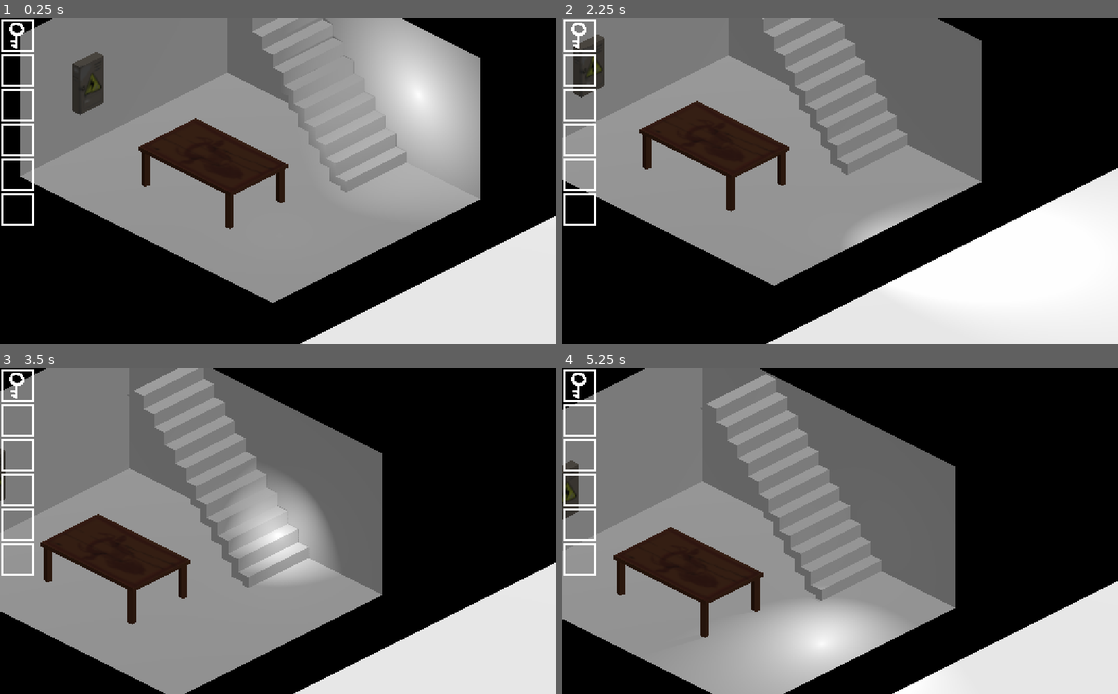
Above: before the commit, frames 1-4 (two rows, left to right).
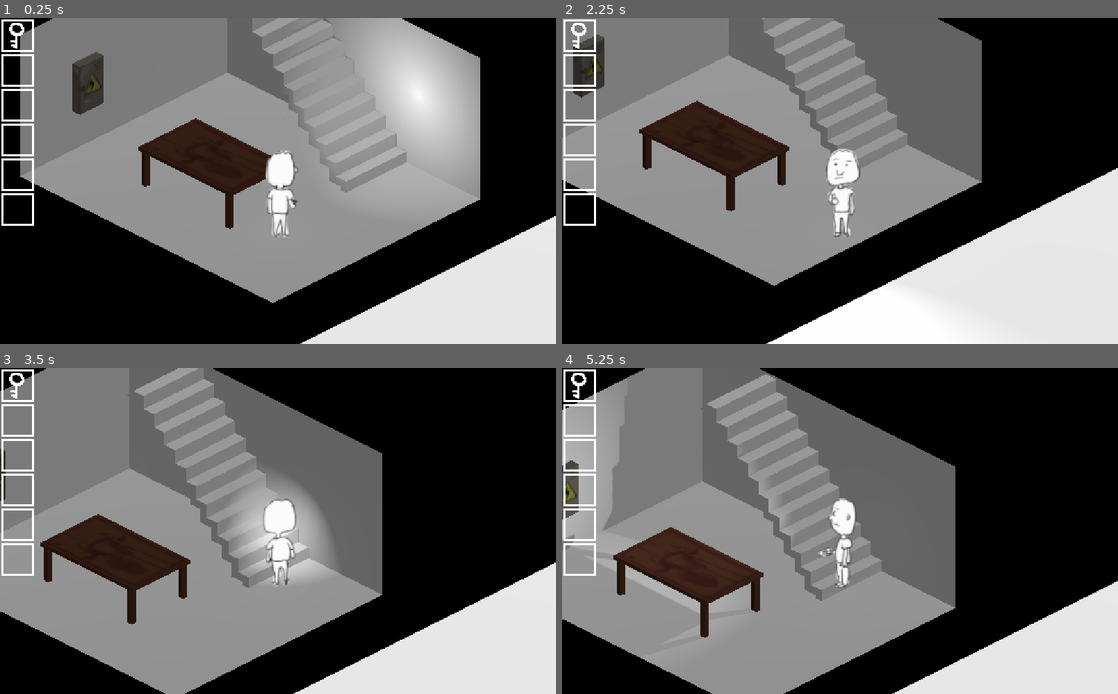
Above: after the commit, the same moments.

Repository: Naronco/Vaccaphobia
Game: Godot game, scene res://Game.tscn
Same seed, same stepped clock (60 frames per second), same inputs: the game is played once before the commit and once after it.
Inputs:
- Up to frame 1 (0.25 s): no input
- Up to frame 2 (2.25 s): tap Enter at 0.5 s; hold D (move_right) 0.53-1.28 s; hold Shift (strafe) 0.53-1.28 s; hold S (move_down) 1.28-2.03 s; tap E (interact) at 1.35 s; tap Shift (strafe) at 1.55 s; hold D (move_right) from 2.03 s (still down); hold Shift (strafe) from 2.03 s (still down)
- Up to frame 3 (3.5 s): release D (move_right) at 2.78 s; release Shift (strafe) at 2.78 s; hold W (move_up) from 2.78 s (still down); tap Shift (strafe) at 2.85 s
- Up to frame 4 (5.25 s): release W (move_up) at 3.53 s; hold E (interact) 3.53-4.28 s; hold A (move_left) 3.53-5.03 s; tap Shift (strafe) at 3.8, 4.35 s; hold S (move_down) from 5.03 s (still down); hold Shift (strafe) from 5.03 s (still down)

The runs differ from the first frame. In frame 1, 0.9% of the frame differs, in the area x 47-54%, y 40-68%; in frame 2, 1.3%; in frame 3, 0.9%; in frame 4, 10%, in the area x 0-61%, y 6-100%.

Commit message:
character sprite

Diff:
--- a/Game.tscn
+++ b/Game.tscn
@@ -9,6 +9,7 @@
 [ext_resource path="res://PuzzleScreen.gd" type="Script" id=7]
 [ext_resource path="res://assets/slot.png" type="Texture" id=8]
 [ext_resource path="res://assets/key.png" type="Texture" id=9]
+[ext_resource path="res://concept-art/character_sheet.png" type="Texture" id=10]
 
 [sub_resource type="CapsuleShape" id=1]
 radius = 0.3
@@ -112,6 +113,13 @@
 shadow_enabled = true
 omni_range = 1.5
 omni_attenuation = 1e-05
+
+[node name="Sprite3D" type="Sprite3D" parent="Player"]
+transform = Transform( 0.707107, 0, 0.707107, 0, 1, 0, -0.707107, 0, 0.707107, 0, 1.05494, 0 )
+pixel_size = 0.0033
+texture = ExtResource( 10 )
+region_enabled = true
+region_rect = Rect2( 283, 0, 283, 640 )
 
 [node name="Level" type="MeshInstance" parent="."]
 mesh = ExtResource( 2 )
--- a/Player.gd
+++ b/Player.gd
@@ -105,7 +105,9 @@
 
 		light.transform.basis = Basis(Vector3(1, 0, 0), -PI/4)
 
-		if direction != Vector3.ZERO:
+		var lockAngle = Input.is_action_pressed("strafe")
+
+		if direction != Vector3.ZERO and not lockAngle:
 			direction = direction.normalized()
 
 			# Direction to angle
@@ -124,6 +126,14 @@
 
 		rot.transform = self.get_parent().transform.rotated(Vector3(0, 1, 0), -curPhi)
 		light.transform.basis = Basis(Vector3(1, 0, 0), flashlightAngleCur)
+
+		# Update sprite
+		var t=-(targetPhi-0.75*PI-0.125*PI)/(2*PI)
+		while t > 1.0:
+			t-=1.0
+		while t < 0.0:
+			t+=1.0
+		$Sprite3D.region_rect.position.x=283*(int(round(8*t))%8)
 
 	# Ground velocity
 	velocity.x = direction.x * speed
Not shown: 1 places in Game.tscn that only renumber resources
Not shown, added: concept-art/Kammer zwischen Balkon und Wohnzimmer.png.import
Not shown, added: concept-art/character.png.import
Binary file changed: concept-art/character_sheet.png
Not shown, added: concept-art/character_sheet.png.import
